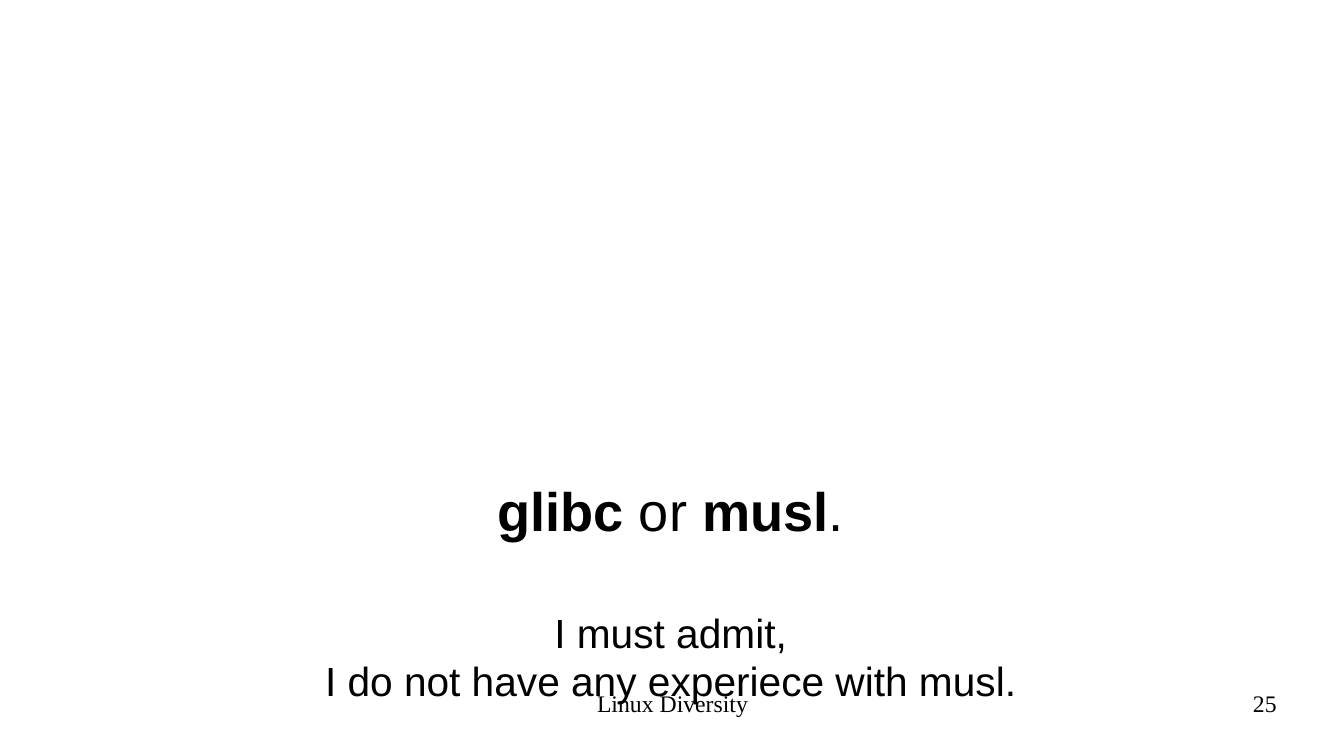
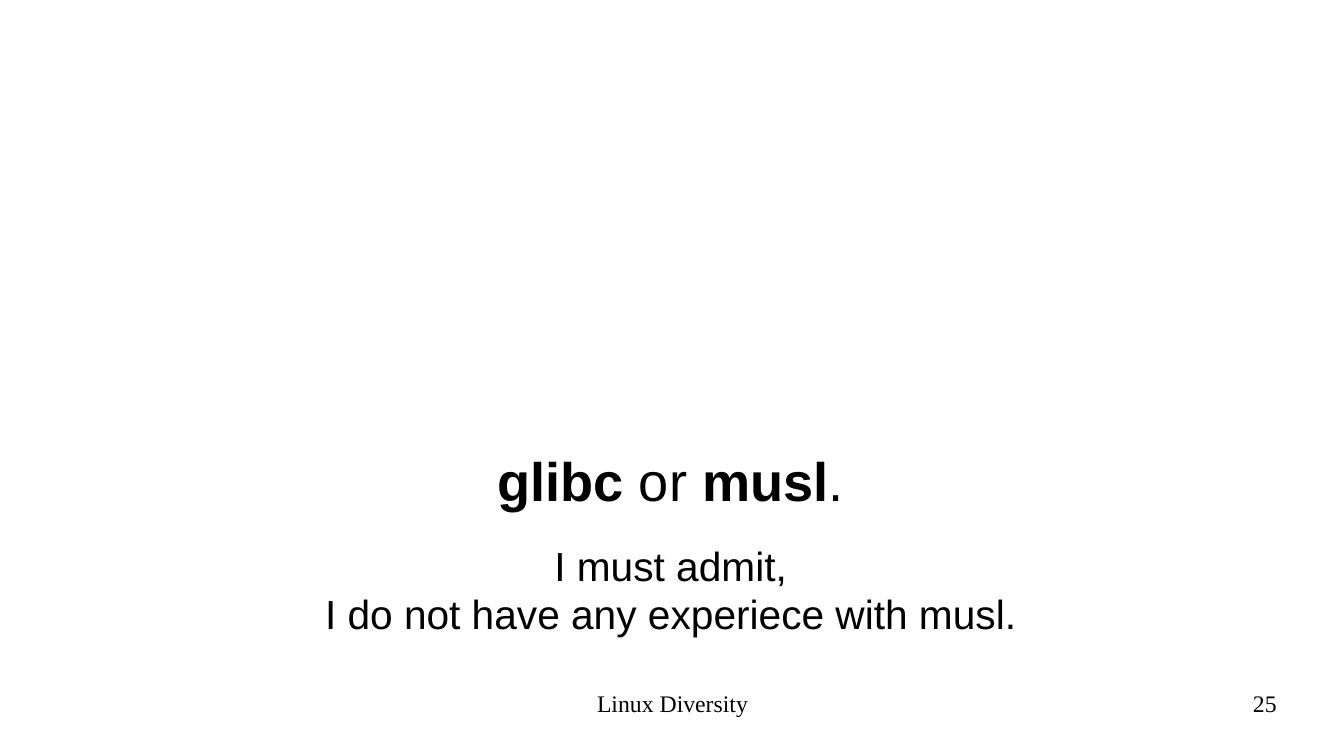
Before and after one commit to epsi-rns/epsi-rns.github.io, a slide deck: slide 25 of assets/posts/system/2020/02/presentation-linux-diversity.odp. Drawn at 1344x756 pixels with LibreOffice and Linux fonts; fonts in the diff are those of the drawing; background and template pictures are left out. Boxes give left, top, right and bottom in pixels: in the first picture for what was removed or moved away, otherwise in the second. Text is boxed around its words. In the diff, an @@ line names an element or a change of style, - is before the commit and + after.

```diff
--- a/assets/posts/system/2020/02/presentation-linux-diversity.odp
+++ b/assets/posts/system/2020/02/presentation-linux-diversity.odp
@@ subtitle "glibc or musl." rewrapped from <box>325,491,1016,704</box> to <box>325,461,1016,637</box> @@
```
Also in this commit, not shown: 14 other slides changed, 1 other file.
